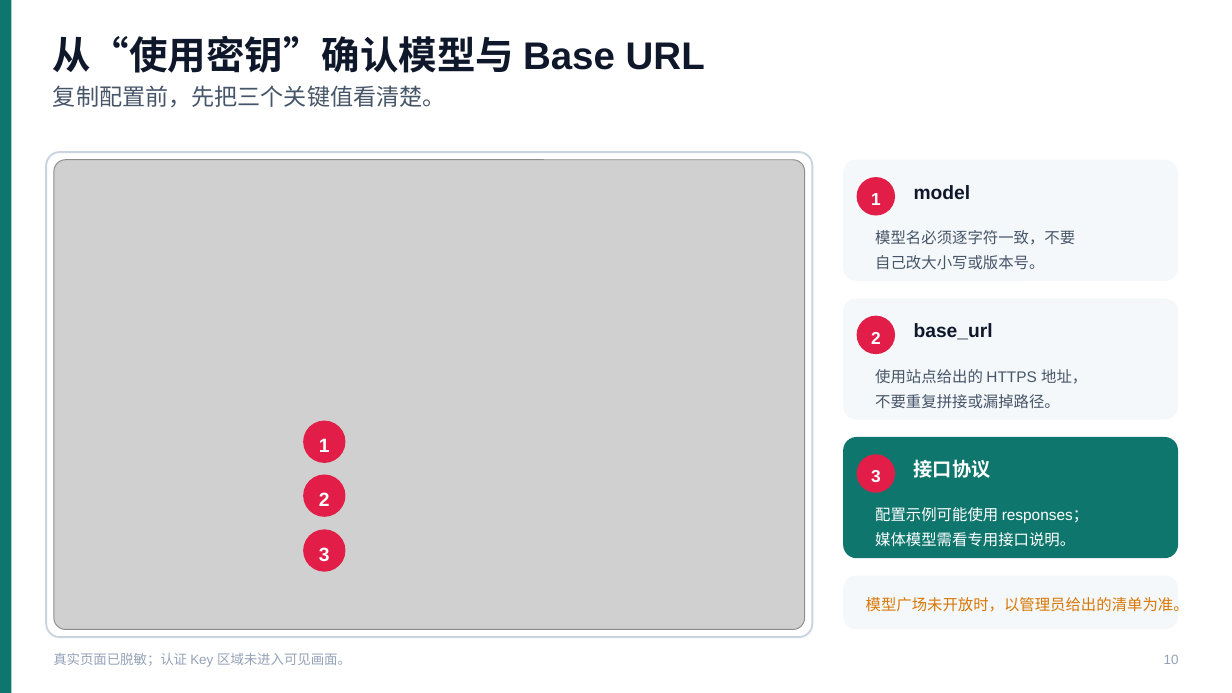
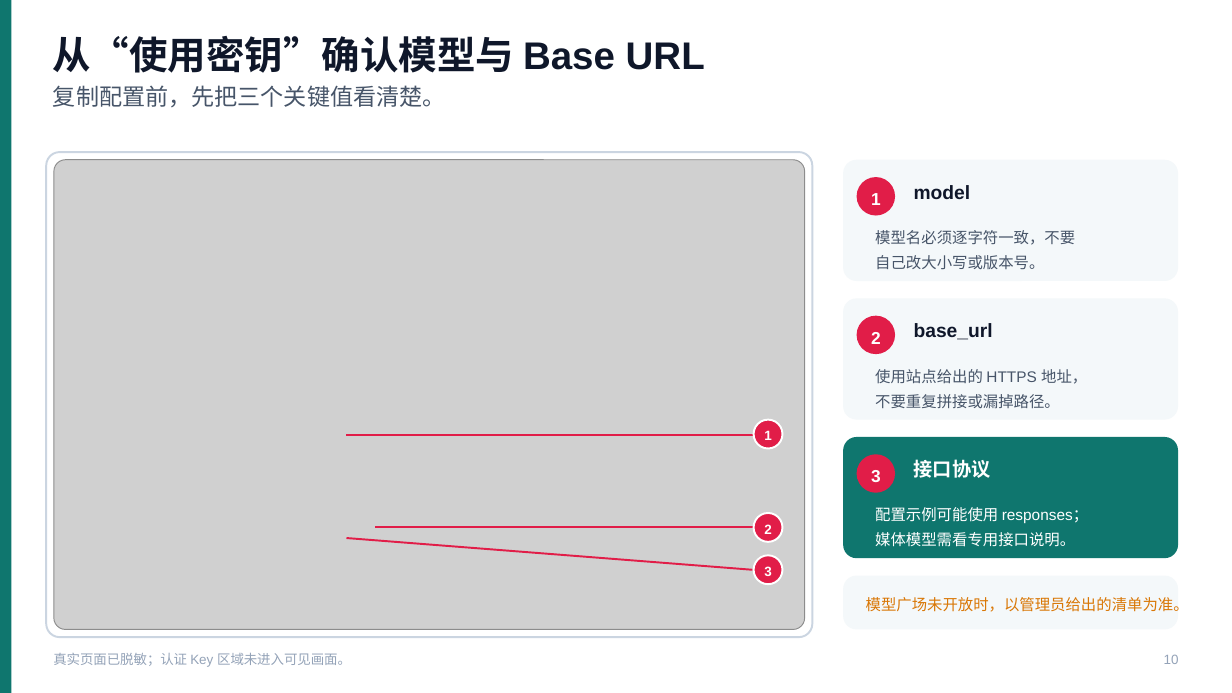
Before and after one commit to Sunner-Chao/SynthApi, a slide deck: slide 10 of frontend/public/downloads/SynthAPI-产品使用手册-v0.1.173.pptx. Drawn at 1232x693 pixels with LibreOffice and Linux fonts; fonts in the diff are those of the drawing; grey boxes stand for pictures. Boxes give left, top, right and bottom in pixels: in the first picture for what was removed or moved away, otherwise in the second. Text is boxed around its words. In the diff, an @@ line names an element or a change of style, - is before the commit and + after.

```diff
--- a/frontend/public/downloads/SynthAPI-产品使用手册-v0.1.173.pptx
+++ b/frontend/public/downloads/SynthAPI-产品使用手册-v0.1.173.pptx
@@ ellipse removed at (303, 421, 346, 463) @@
@@ text "1": place and size @@
-text "1" at (319, 438, 330, 452)
+text "1" at (764, 430, 771, 440)
@@ ellipse removed at (303, 475, 346, 518) @@
@@ ellipse removed at (303, 530, 346, 572) @@
@@ text "2": place and size @@
-text "2" at (319, 492, 330, 506)
+text "2" at (764, 524, 771, 534)
@@ group added at (347, 420, 783, 584): 3 freeform shapes, 3 ellipses @@
@@ size 15 to 10.5 pt in 3 elements at (764, 430, 771, 440), (764, 524, 771, 534), (764, 566, 771, 576) @@
@@ text "3": place and size @@
-text "3" at (319, 547, 330, 561)
+text "3" at (764, 566, 771, 576)
```
Also in this commit, not shown: 1 other file.
